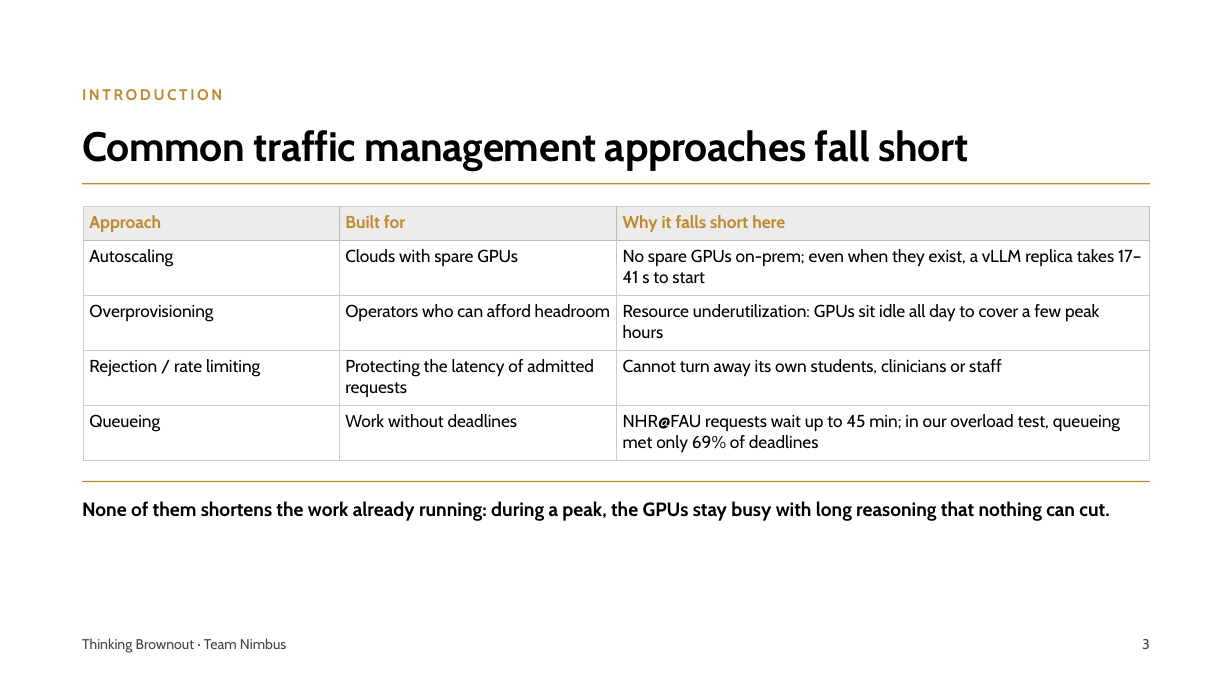
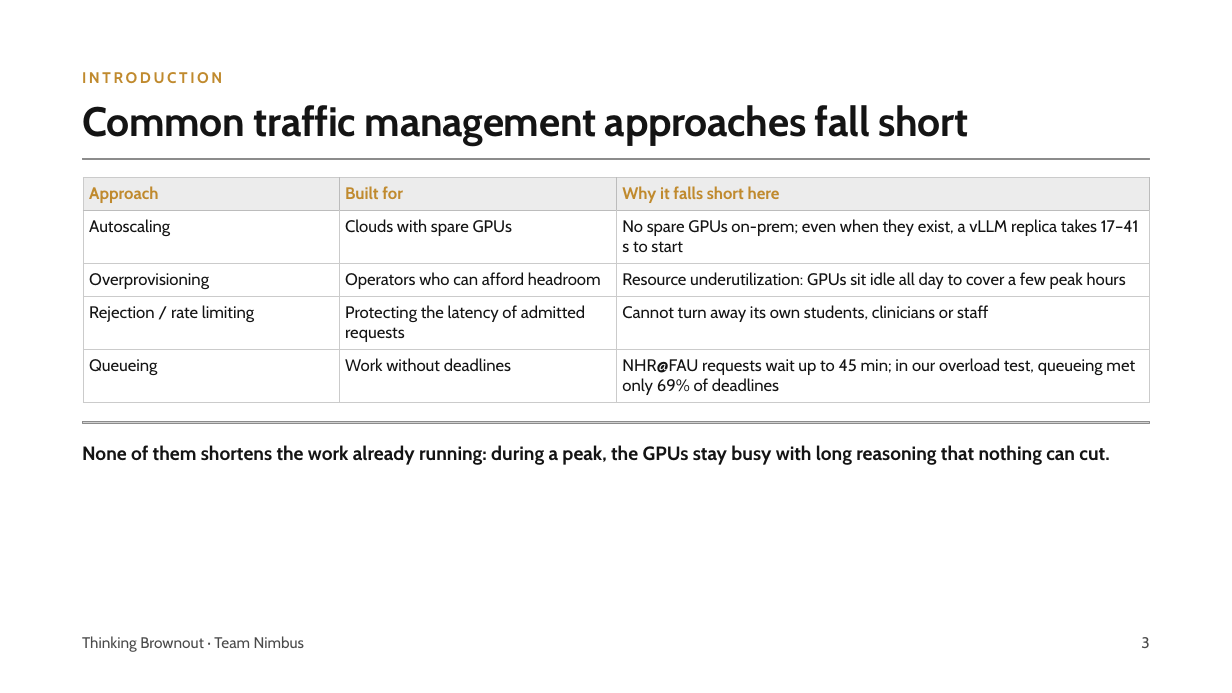
Before and after one commit to pyangyu/team1_nimbus_copy, a slide deck: slide 3 of Symposium Slides.pptx. Drawn at 1232x693 pixels with LibreOffice and Linux fonts; fonts in the diff are those of the drawing; grey boxes stand for pictures. Boxes give left, top, right and bottom in pixels: in the first picture for what was removed or moved away, otherwise in the second. Text is boxed around its words. In the diff, an @@ line names an element or a change of style, - is before the commit and + after.

```diff
--- a/Symposium Slides.pptx
+++ b/Symposium Slides.pptx
@@ text "INTRODUCTION": place and size @@
-text "INTRODUCTION" at <box>82,89,222,100</box>
+text "INTRODUCTION" at <box>82,72,222,83</box>
@@ text "INTRODUCTION" at <box>82,72,222,83</box>: line spacing 16.8pt to 15.6pt @@
@@ title "Common traffic management approaches fall ...": place and size @@
-title "Common traffic management approaches fall ..." at <box>82,130,969,171</box>
+title "Common traffic management approaches fall ..." at <box>82,105,969,145</box>
@@ title "Common traffic management approaches fall ..." at <box>82,105,969,145</box>: text colour #000000 to #141414 @@
@@ picture added at <box>82,158,1151,159</box> @@
@@ table at <box>83,177,1150,402</box> @@
@@ size 13.5 to 13 pt, text colour #000000 to #141414 @@
@@ line spacing 16.2pt to 15.6pt @@
@@ table: place and size @@
-table at <box>83,206,1150,460</box>
+table at <box>83,177,1150,402</box>
@@ line removed from (82, 184) to (1150, 184) @@
@@ text "None of them shortens the ...": place and size @@
-text "None of them shortens the ..." at <box>82,501,1109,521</box>
+text "None of them shortens the ..." at <box>82,445,1109,465</box>
@@ text "None of them shortens the ..." at <box>82,445,1109,465</box>: text colour #000000 to #141414; line spacing 21pt to 20.2pt @@
@@ picture added at <box>82,422,1151,423</box> @@
@@ line removed from (82, 482) to (1150, 482) @@
@@ text "Thinking Brownout · Team Nimbus" at <box>82,636,304,652</box>: size 11 to 12 pt, text colour #444444 to #4A4A4A; line spacing 15.4pt to 15.6pt @@
@@ text "3" at <box>1141,637,1149,648</box>: size 11 to 12 pt, text colour #444444 to #4A4A4A; line spacing 15.4pt to 15.6pt @@
```
Also in this commit, not shown: 7 other slides changed, 3 slides added, 1 slide removed.
